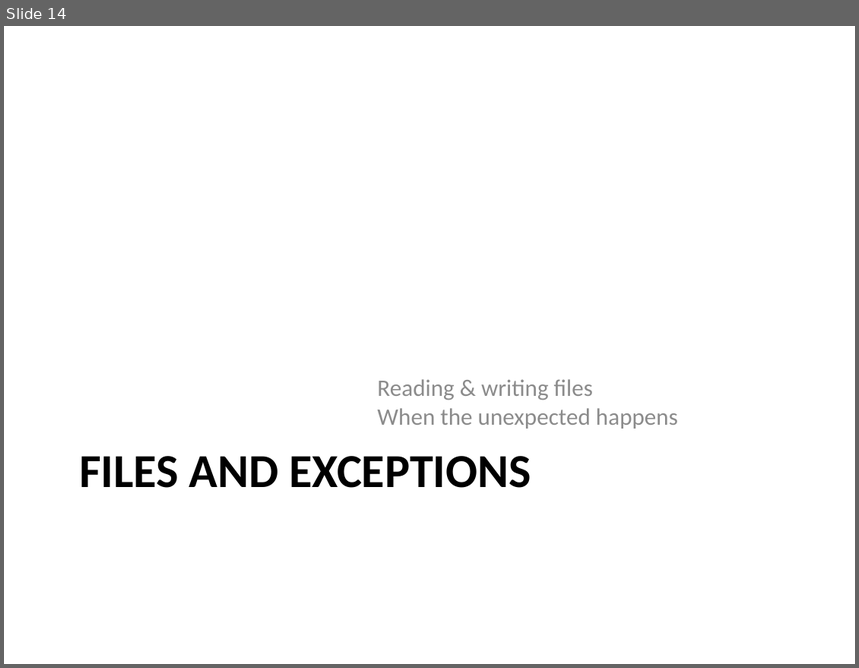
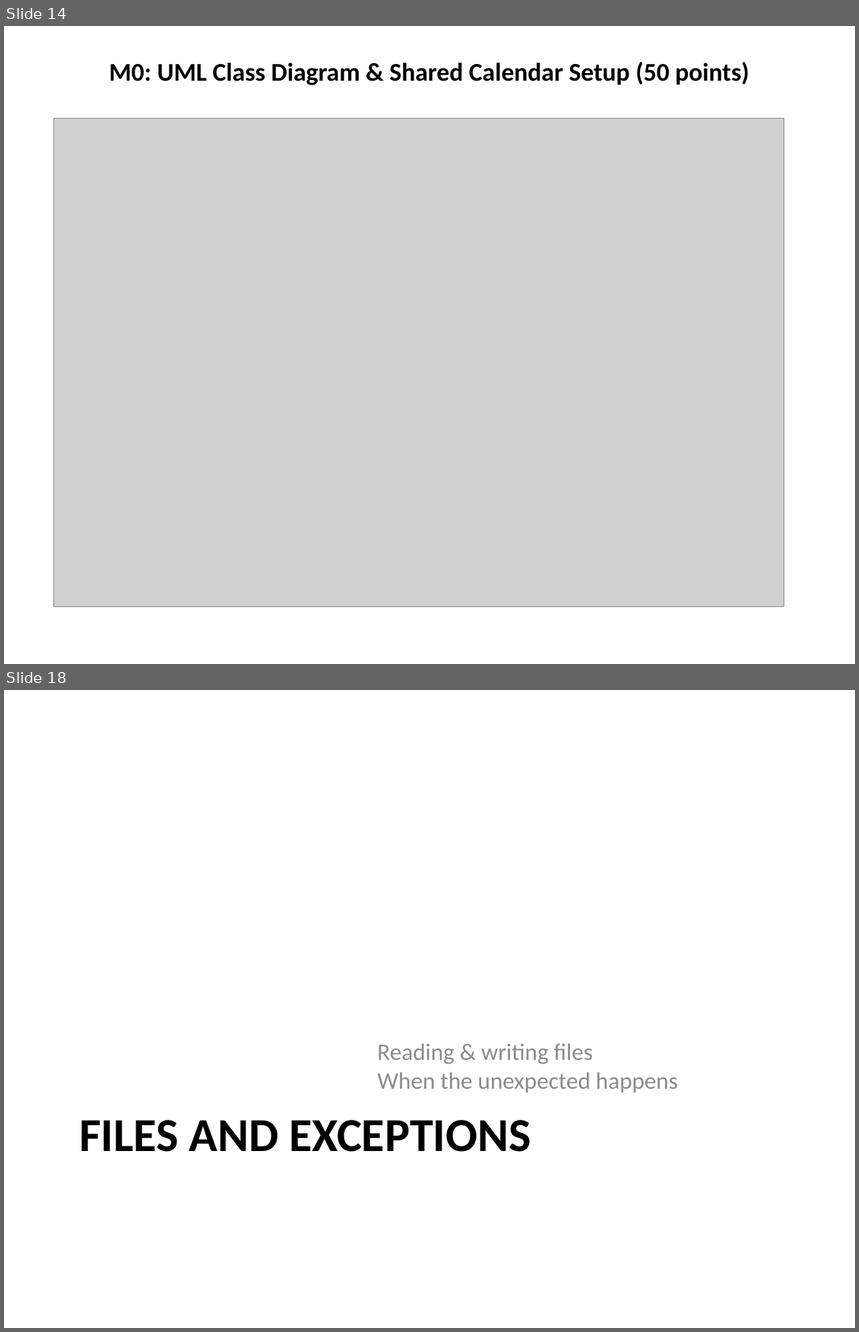
Before and after one commit to RHIT-CSSE/csse220, a slide deck: ClassMaterialsChunked/EventBasedGameLoop/Slides/EventBasedGameLoop.pptx. Shown one above the other, each under a label of ours: slide 14 before the commit, slides 14 and 18 after it; the slides between them are not shown. The pictures are 859x668 and 859x1332 pixels, drawn with LibreOffice and Linux fonts; fonts in the diff are those of the drawing; grey boxes stand for pictures. Boxes give left, top, right and bottom in pixels: in the first picture for what was removed or moved away, otherwise in the second. Text is boxed around its words. In the diff, an @@ line names an element or a change of style, - is before the commit and + after.

```diff
--- a/ClassMaterialsChunked/EventBasedGameLoop/Slides/EventBasedGameLoop.pptx
+++ b/ClassMaterialsChunked/EventBasedGameLoop/Slides/EventBasedGameLoop.pptx
@@ slide 14 added at [4, 26, 855, 664], background #FFFFFF @@
@@ title added at [109, 62, 749, 85], 21.6 pt, text #000000, bold @@
+M0: UML Class Diagram & Shared Calendar Setup (50 points)
@@ picture added at [53, 118, 784, 607] @@
@@ what was slide 14 is now slide 18 @@
```
Also in this commit, not shown: 9 slides changed, 3 other slides added, 7 other files.
